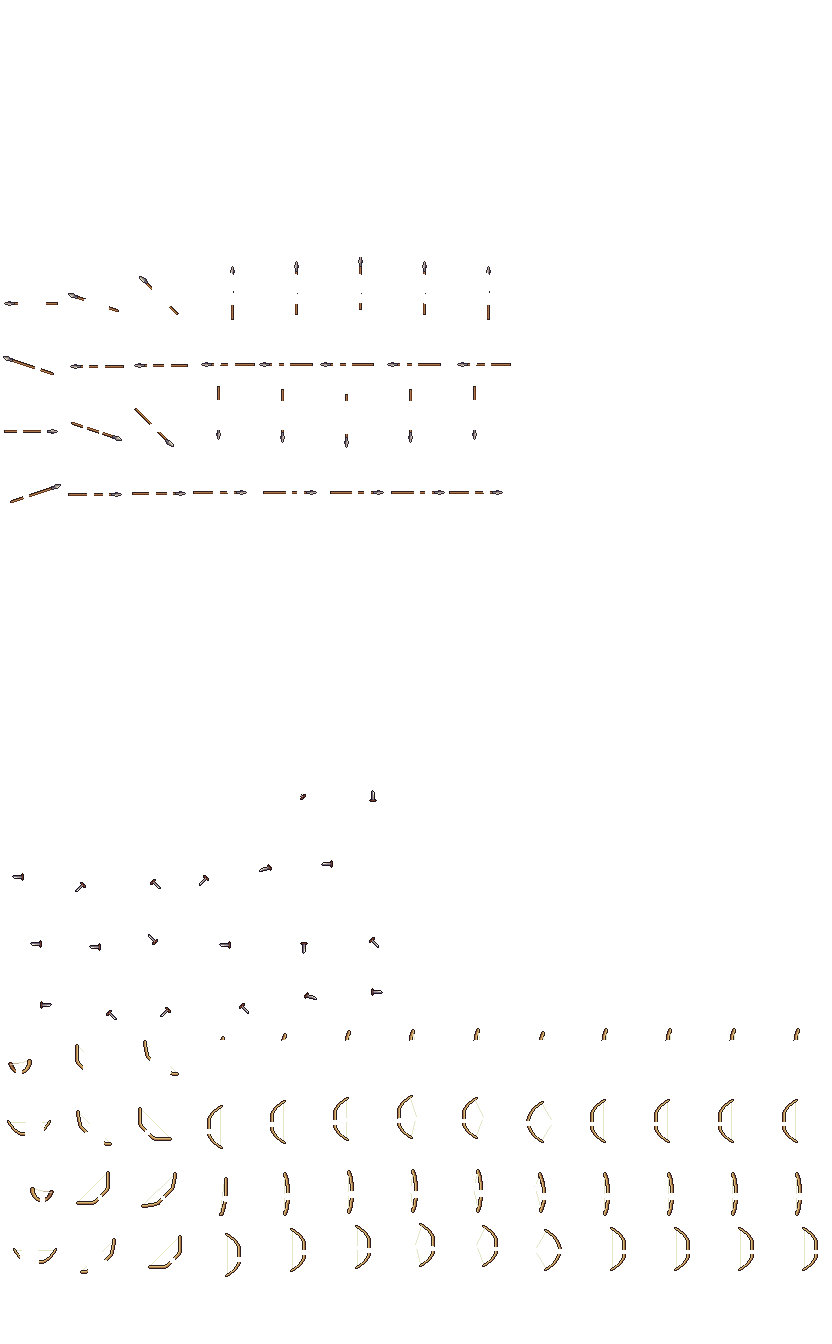
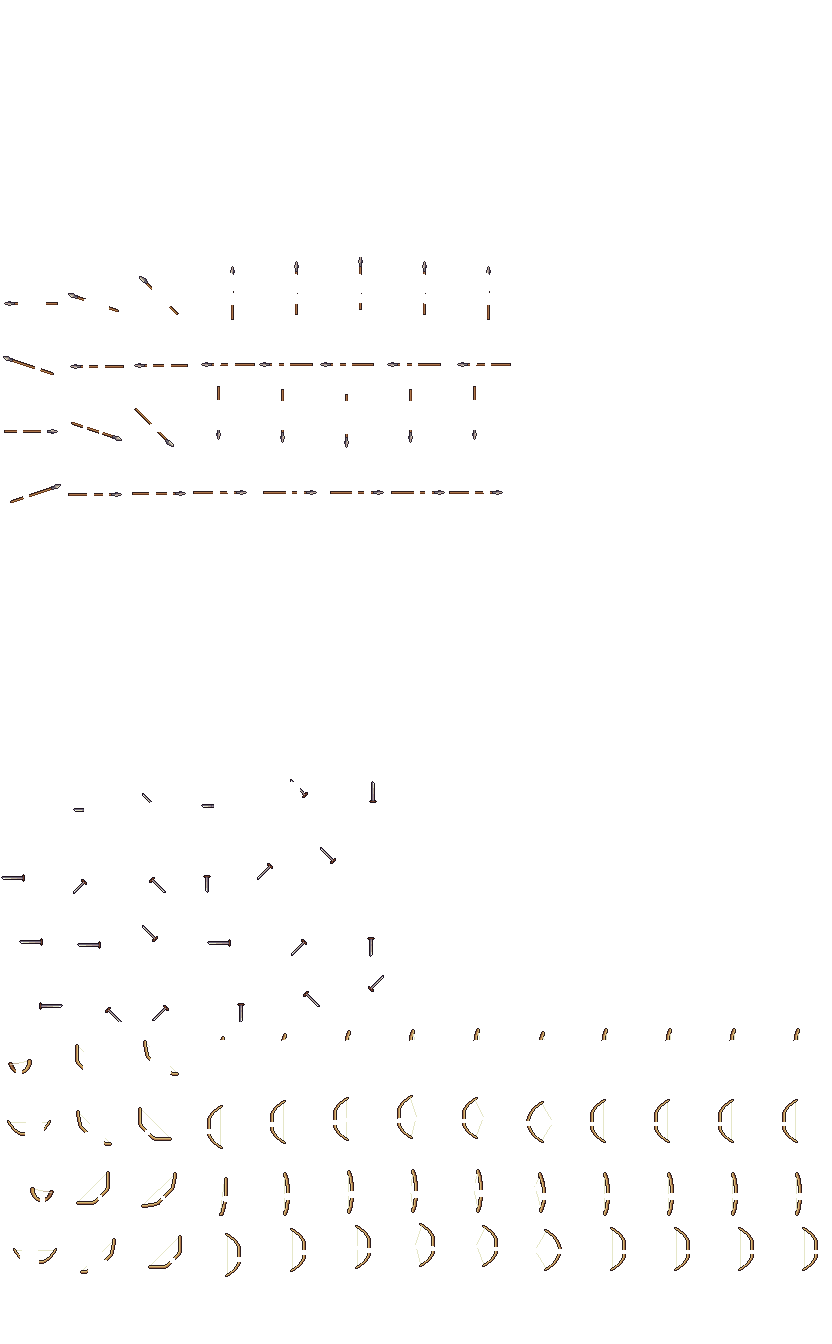
The second 832 × 1344 image is a revision of the first. Changes to its layers:
added layer "sword" above "dagger.png" over (1, 779, 384, 1022)
painted on "dagger.png" over (12, 790, 383, 1020)
